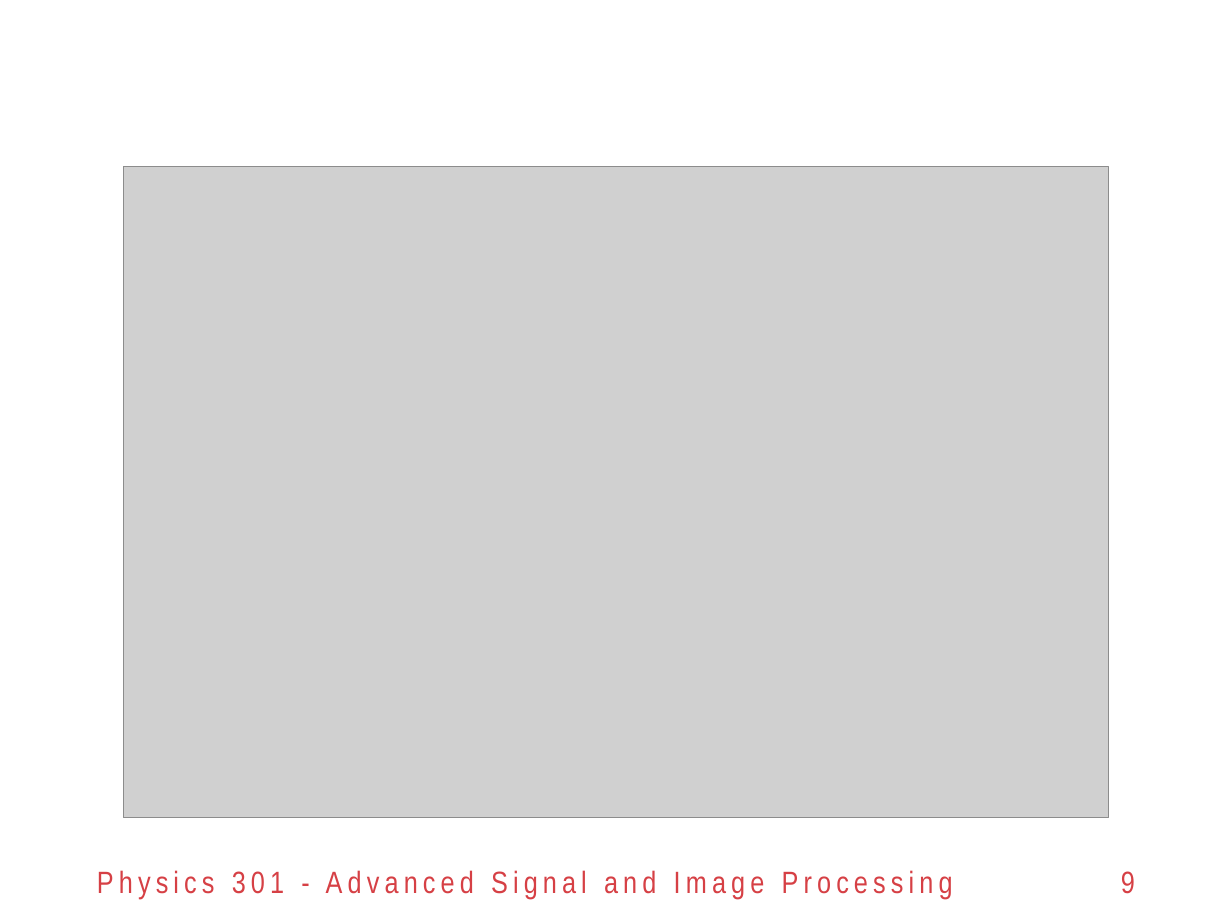
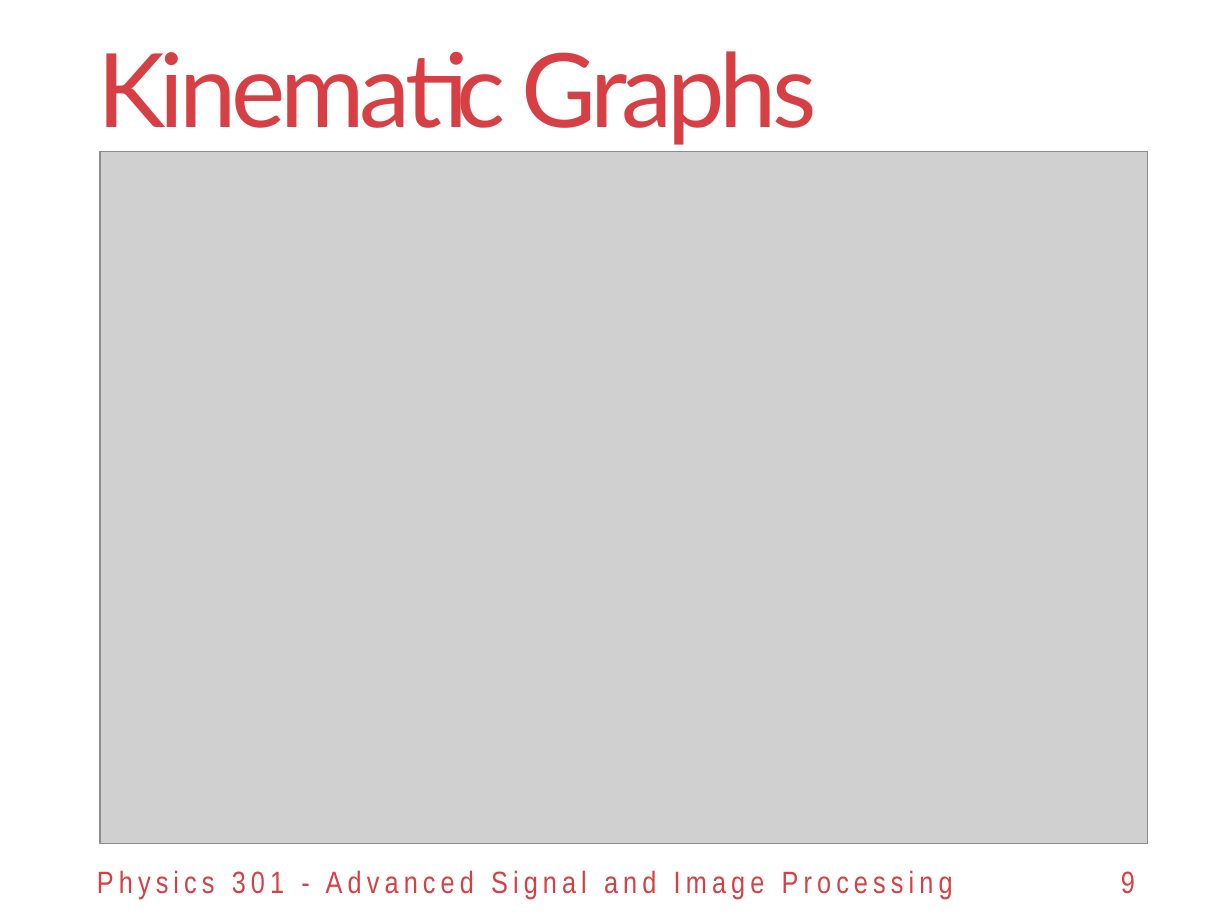
Before and after one commit to reneprincipejr/Physics-301, a slide deck: slide 9 of 05 Video Processing/Activity 5 - Video Processing.pptx. Drawn at 1232x924 pixels with LibreOffice and Linux fonts; fonts in the diff are those of the drawing; grey boxes stand for pictures; background and template pictures are left out. Boxes give left, top, right and bottom in pixels: in the first picture for what was removed or moved away, otherwise in the second. Text is boxed around its words. In the diff, an @@ line names an element or a change of style, - is before the commit and + after.

```diff
--- a/05 Video Processing/Activity 5 - Video Processing.pptx
+++ b/05 Video Processing/Activity 5 - Video Processing.pptx
@@ title added at [97,51,816,145], 60 pt, text #D64045 @@
+Kinematic Graphs
@@ picture: place and size @@
-picture at [123,166,1109,817]
+picture at [100,152,1147,844]
```
Also in this commit, not shown: 7 other slides changed.
